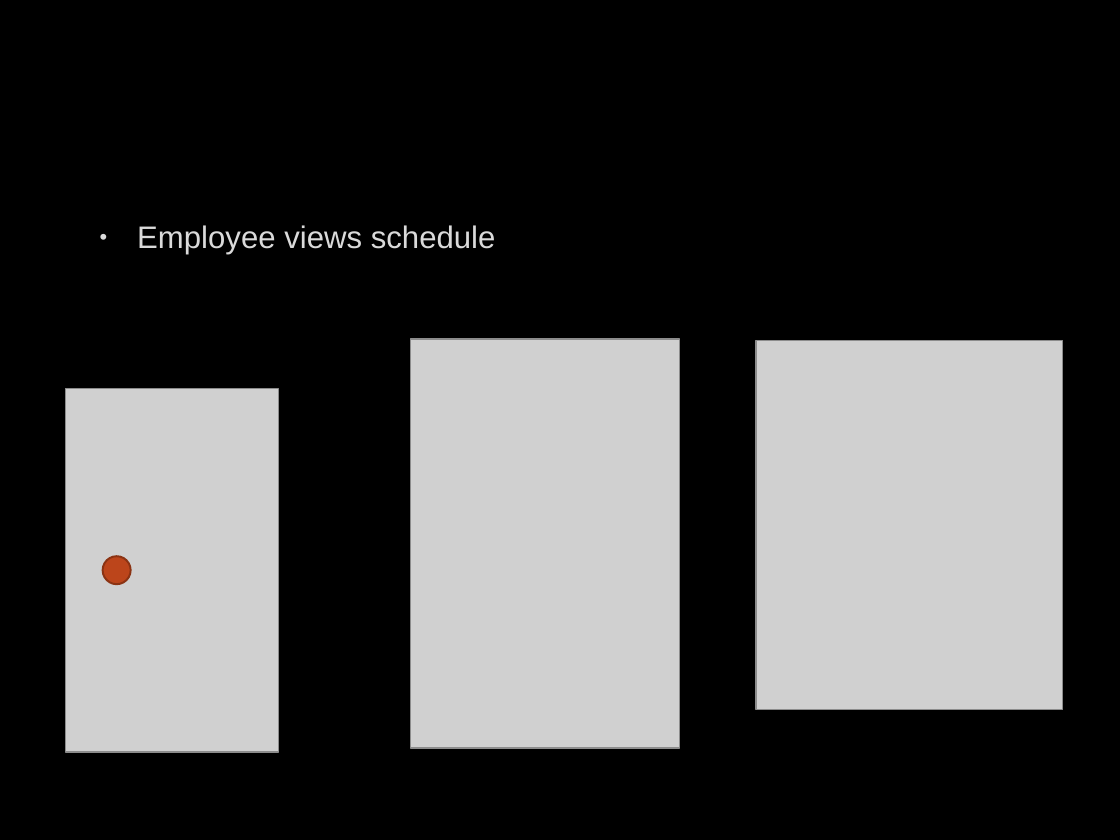
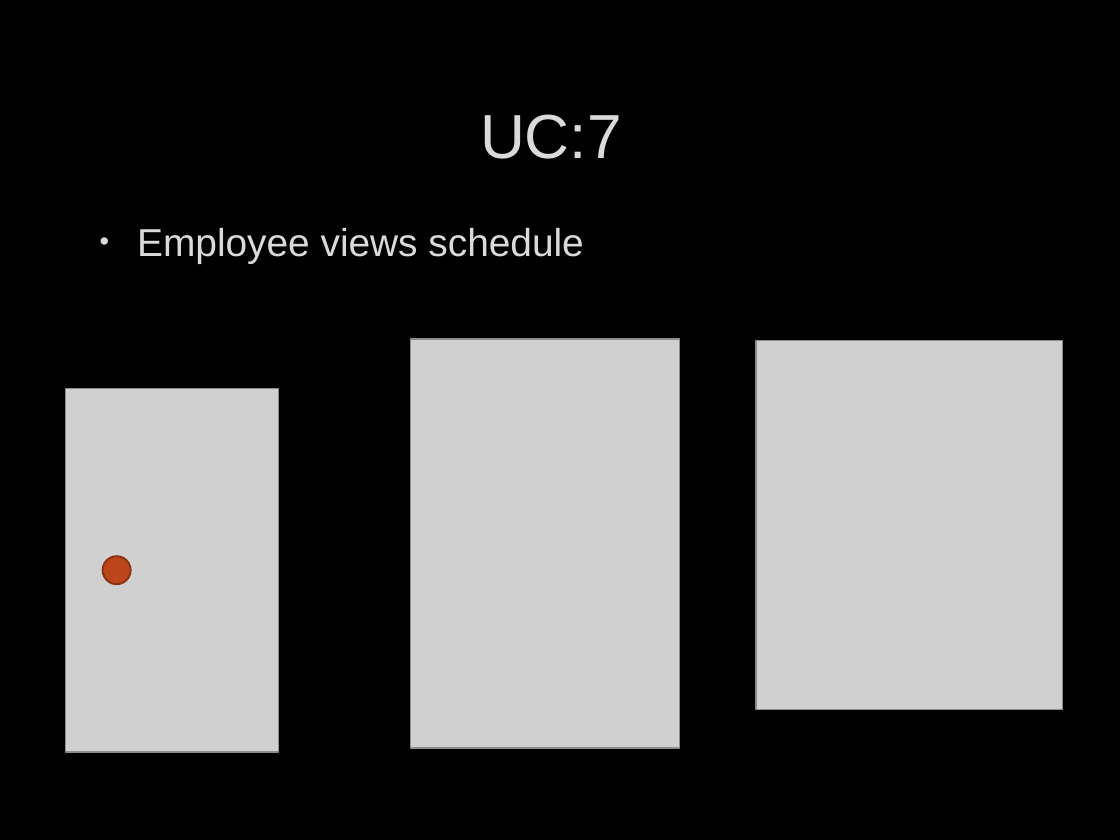
Before and after one commit to ddave2122/Group6, a slide deck: slide 13 of MobAppFinalPresent.pptx (slide 12 before the commit). Drawn at 1120x840 pixels with LibreOffice and Linux fonts; fonts in the diff are those of the drawing; grey boxes stand for pictures; background and template pictures are left out. Boxes give left, top, right and bottom in pixels: in the first picture for what was removed or moved away, otherwise in the second. Text is boxed around its words. In the diff, an @@ line names an element or a change of style, - is before the commit and + after.

```diff
--- a/MobAppFinalPresent.pptx
+++ b/MobAppFinalPresent.pptx
@@ title added at [480,114,622,159], 40 pt, text #DADADA @@
+UC:7
@@ text "Employee views schedule" at [137,227,583,263]: size 20 to 25 pt; more space between paragraphs @@
```
Also in this commit, not shown: 7 other slides changed, 1 slide added.
